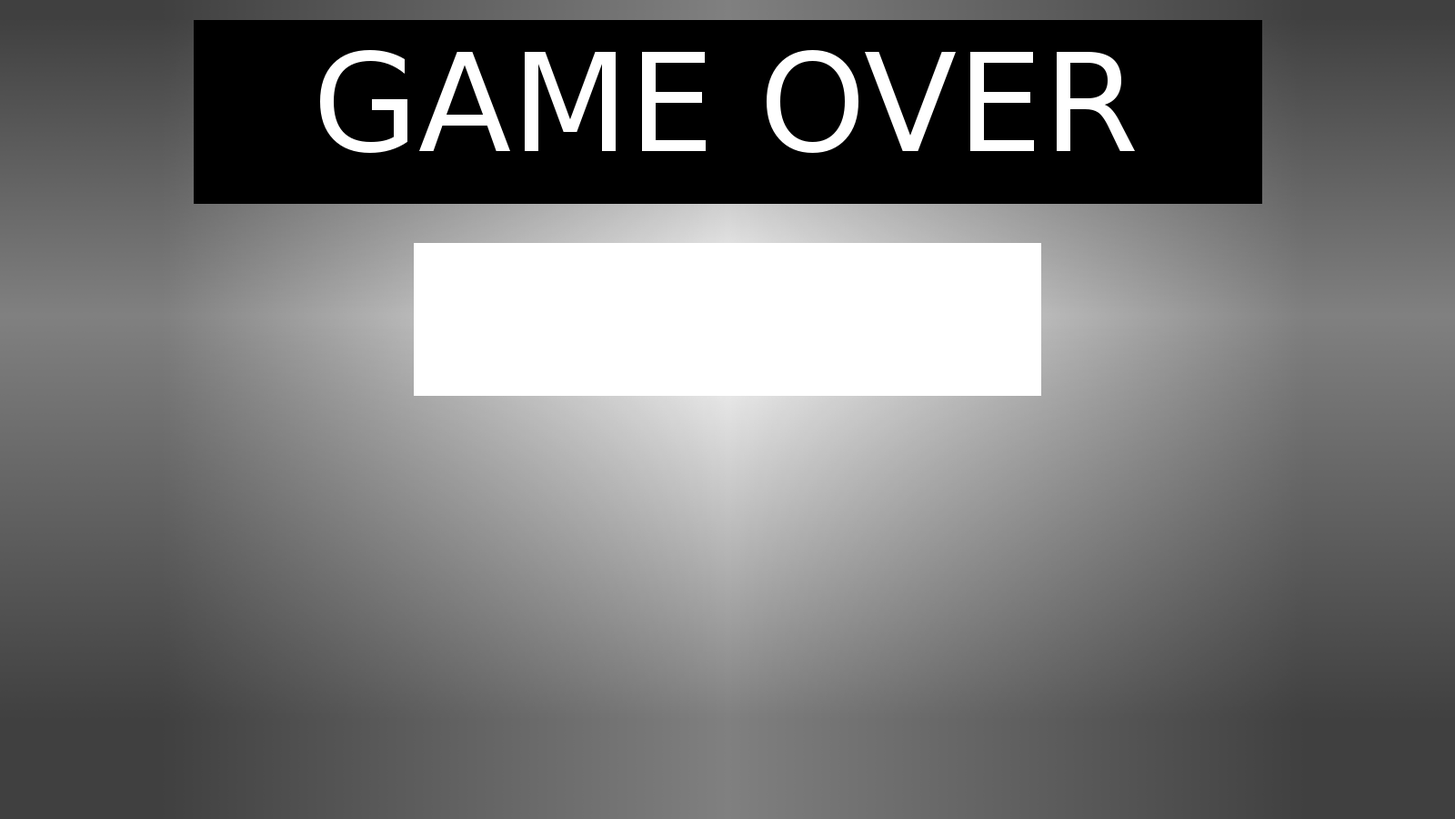
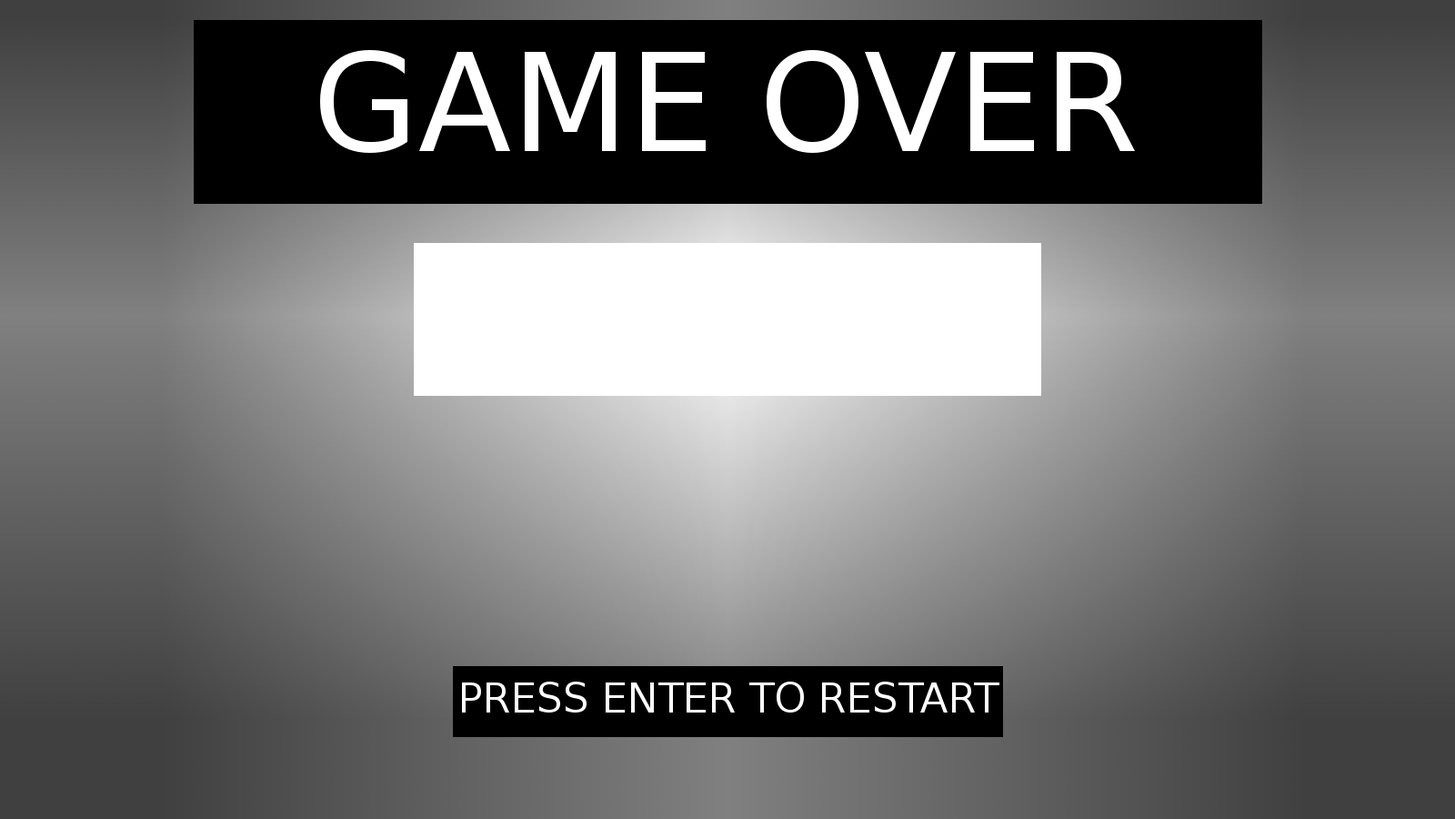
The second (1455, 819) image is a revision of the first. Changes to its layers:
renamed "PRESS ENTER TO START" to "PRESS ENTER TO RESTART", moved it into group "End", painted on it over [462, 681, 1000, 716]
painted on "End #1" over [452, 665, 1004, 737]
